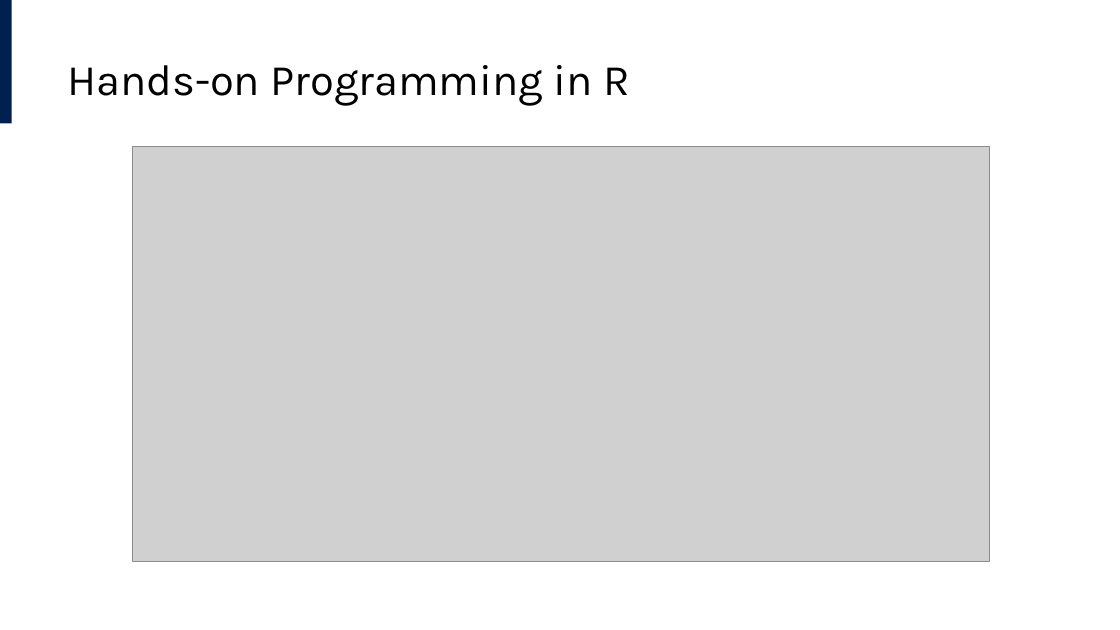
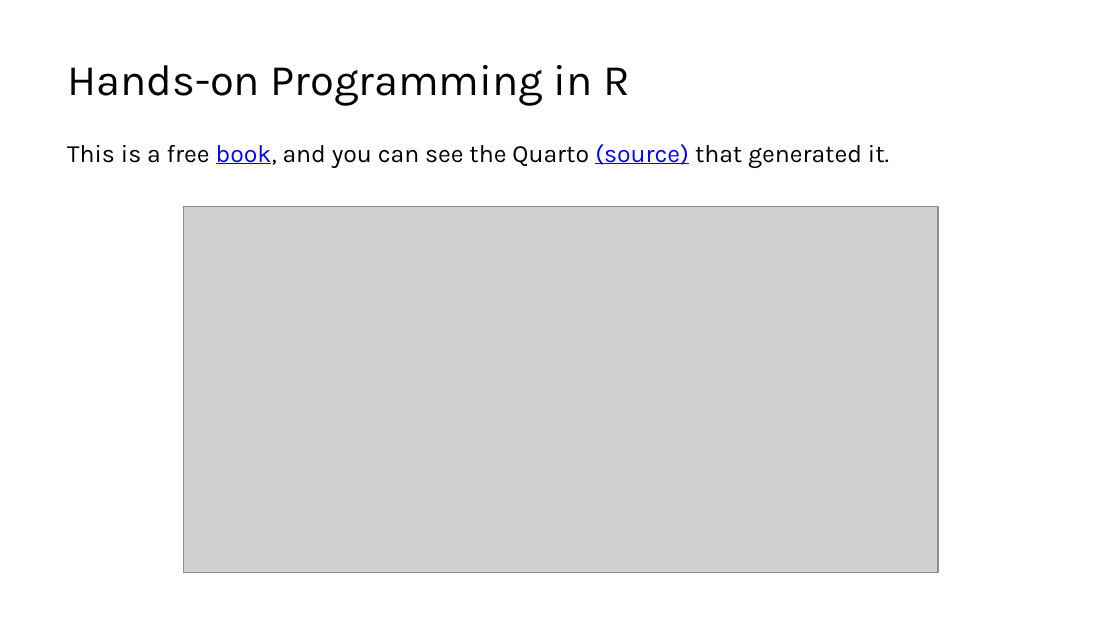
Before and after one commit to lucas-a-meyer/using-quarto, a slide deck: slide 38 of docs/presentation-orig.pptx. Drawn at 1120x630 pixels with LibreOffice and Linux fonts; fonts in the diff are those of the drawing; grey boxes stand for pictures. Boxes give left, top, right and bottom in pixels: in the first picture for what was removed or moved away, otherwise in the second. Text is boxed around its words. In the diff, an @@ line names an element or a change of style, - is before the commit and + after.

```diff
--- a/docs/presentation-orig.pptx
+++ b/docs/presentation-orig.pptx
@@ rectangle removed at box(0, 0, 11, 123) @@
@@ text added at box(67, 144, 889, 168), 16 pt, text #000000 @@
+This is a free book, and you can see the Quarto (source) that generated it.
@@ picture: place and size @@
-picture at box(132, 147, 989, 562)
+picture at box(184, 207, 939, 572)
```
Also in this commit, not shown: 9 other slides changed, 1 slide added, 1 slide removed, 16 other files.
